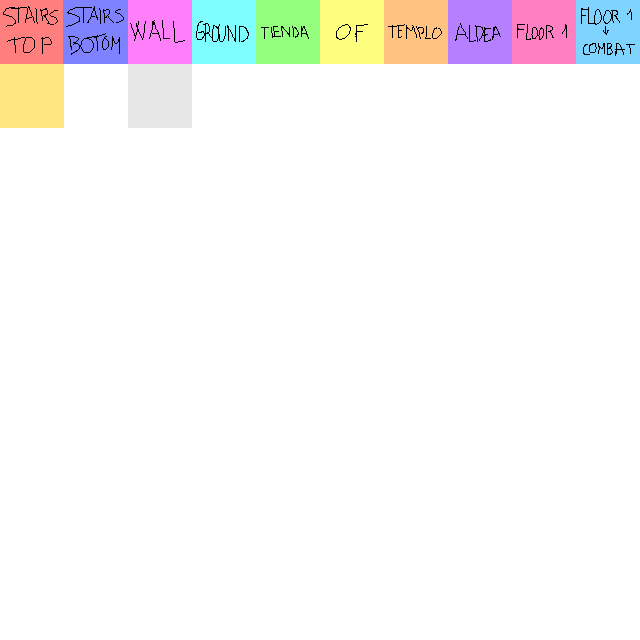
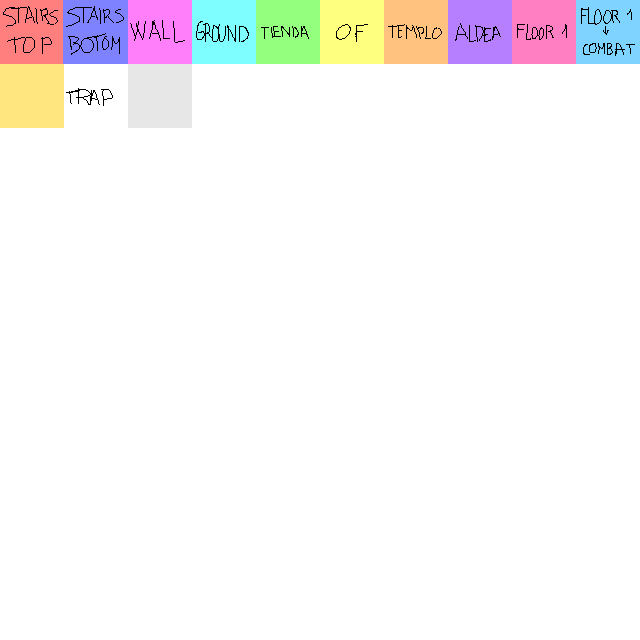
Comparing the layer stacks of the two (640, 640) images. Changes:
painted on "Capa 2" over [66, 88, 113, 106]
